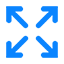
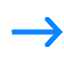
Before/after of a w=64, h=64 layered artwork. What changed in the layer stack:
added layer "icons8_right_arrow_100px_1" in group "SystemIcons" over [10,17,63,47]
hid "icons8_expand_100px" over [6,6,58,58]
